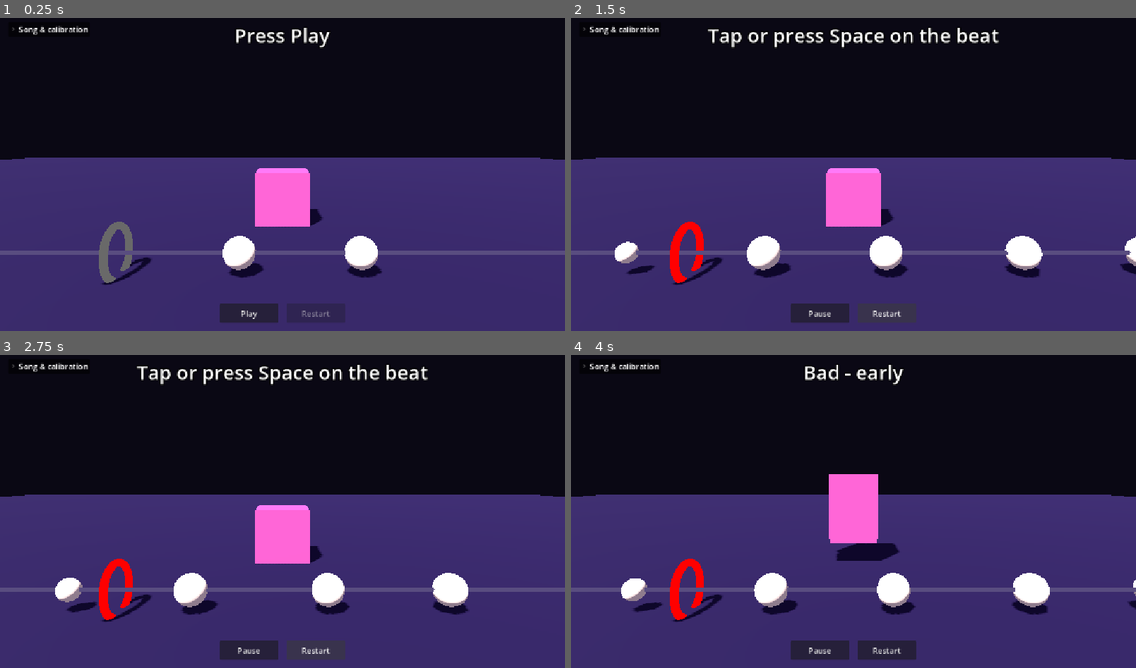
Above: before the commit, frames 1-4 (two rows, left to right).
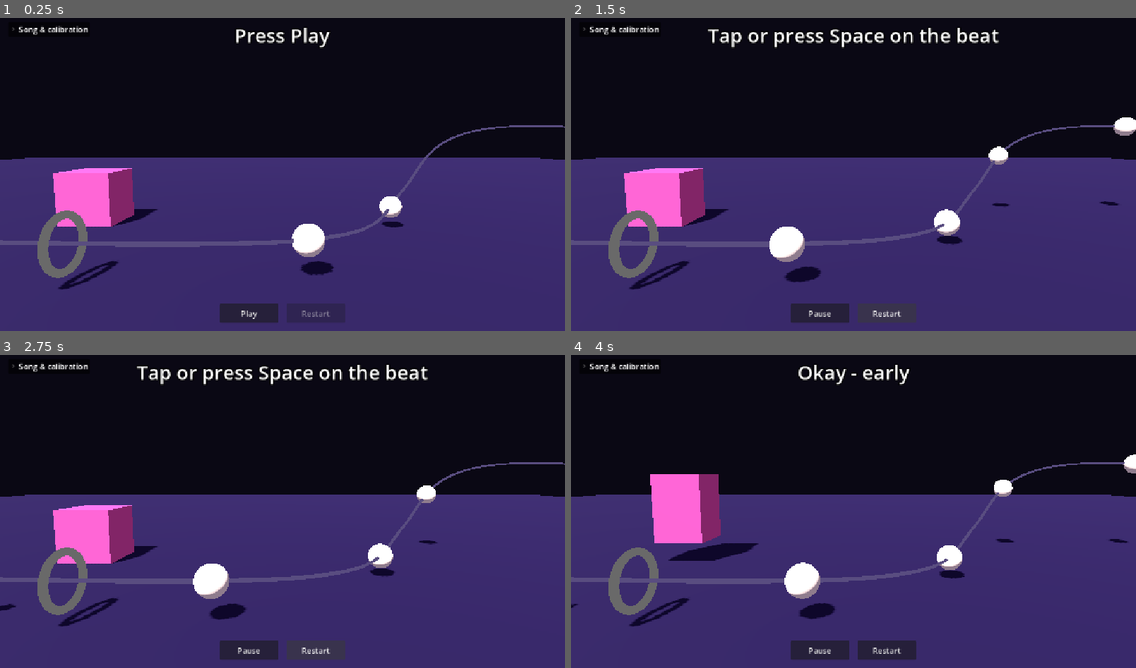
Above: after the commit, the same moments.

Repository: Helpsypoo/groovinator
Game: Godot game, scene res://scenes/beat_test.tscn
Same seed, same stepped clock (60 frames per second), same inputs: the game is played once before the commit and once after it.
Inputs (mouse positions are in pixels of both pictures, inside the frame that each line leads up to):
- Up to frame 1 (0.25 s): no input
- Up to frame 2 (1.5 s): click "Play" at 0.5 s; click "Restart" at 1.25 s
- Up to frame 3 (2.75 s): click "Restart" at 2 s
- Up to frame 4 (4 s): click "Restart" at 2.75 s; tap Space (hit) at 3.5 s; move the mouse to (977, 492) at 3.52 s; hold Space (hit) from 3.53 s (still down); click (977, 492) at 3.67 s

The runs differ from the first frame. In frame 1, 10% of the frame differs, in the area x 0-100%, y 34-87%; in frame 2, 12%; in frame 3, 11%; in frame 4, 13%, in the area x 0-100%, y 3-87%.

Commit message:
Particle burst on perfect

Diff:
--- a/scenes/beat_test.gd
+++ b/scenes/beat_test.gd
@@ -135,7 +135,7 @@
 	if absf(_error_to_nearest_beat(visual_time)) <= TIERS[GREEN_TIER].window:
 		_lane.marker_color = Color.GREEN
 	else:
-		_lane.marker_color = Color.RED
+		_lane.marker_color = Color.DIM_GRAY
 
 	_clock_label.text = "beat %.2f
 clock vs audio: %+.1f ms (smoothed %+.1f)
@@ -178,6 +178,7 @@
 
 	if tier_name == TIERS[0].name:
 		_judgment_label.text = tier_name
+		_lane.burst()
 	else:
 		_judgment_label.text = "%s - %s" % [tier_name, "early" if error < 0.0 else "late"]
 
--- a/scenes/beat_test.tscn
+++ b/scenes/beat_test.tscn
@@ -5,6 +5,7 @@
 [ext_resource type="Script" uid="uid://bpbcsrmc8g4xs" path="res://scenes/note_lane.gd" id="3_lane"]
 [ext_resource type="PackedScene" path="res://scenes/note.tscn" id="4_note"]
 [ext_resource type="Script" uid="uid://cd5vvpvx3j6ql" path="res://scenes/dancer.gd" id="5_dancer"]
+[ext_resource type="PackedScene" path="res://scenes/perfect_burst.tscn" id="6_burst"]
 
 [sub_resource type="Environment" id="Environment_stage"]
 background_mode = 1
@@ -31,10 +32,10 @@
 
 [sub_resource type="Curve3D" id="Curve3D_lane"]
 _data = {
-"points": PackedVector3Array(0, 0, 0, 0, 0, 0, 6, 0, 0, 0, 0, 0, 0, 0, 0, -6, 0, 0),
-"tilts": PackedFloat32Array(0, 0)
+"points": PackedVector3Array(4.6482368, -0.631165, 1.9954119, -4.6482368, 0.631165, -1.9954119, 11.275482, 2.042306, -4.4649353, 1.1797953, 0.7758479, -1.217041, -1.1797953, -0.7758479, 1.217041, 5.0807443, 0.30910456, -4.331936, 1.5816545, -0.0834932, -0.90757656, -1.5816545, 0.0834932, 0.90757656, 1.8798022, -0.008826643, 0.002620697, 0, 0, 0, 0, 0, 0, -6, 0, 0),
+"tilts": PackedFloat32Array(0, 0, 0, 0)
 }
-point_count = 2
+point_count = 4
 
 [sub_resource type="StandardMaterial3D" id="StandardMaterial3D_rail"]
 shading_mode = 0
@@ -76,15 +77,16 @@
 script = ExtResource("5_dancer")
 
 [node name="Body" type="MeshInstance3D" parent="Dancer" unique_id=1553446044]
-transform = Transform3D(1, 0, 0, 0, 1, 0, 0, 0, 1, 0, 0.75, 0)
+transform = Transform3D(1, 0, 0, 0, 1, 0, 0, 0, 1, -5.512484, 0.75, 0)
 mesh = SubResource("BoxMesh_dancer")
 
 [node name="NoteLane" type="Path3D" parent="." unique_id=1155028716]
 unique_name_in_owner = true
-transform = Transform3D(1, 0, 0, 0, 1, 0, 0, 0, 1, 0, 0.4, 4)
+transform = Transform3D(1, 0, 0, 0, 1, 0, 0, 0, 1, -1.3171021, 0.65793717, 4)
 curve = SubResource("Curve3D_lane")
 script = ExtResource("3_lane")
 note_scene = ExtResource("4_note")
+burst_scene = ExtResource("6_burst")
 
 [node name="Rail" type="CSGPolygon3D" parent="NoteLane" unique_id=1467947181]
 cast_shadow = 0
@@ -103,8 +105,8 @@
 material = SubResource("StandardMaterial3D_rail")
 
 [node name="HitMarker" type="PathFollow3D" parent="NoteLane" unique_id=1722357741]
-transform = Transform3D(-4.371139e-08, 0, 1, 0, 1, 0, -1, 0, -4.371139e-08, -3.0001342, 0, 0)
-progress = 9.0
+transform = Transform3D(0.049519572, 0.028411686, 0.99832064, -0.55675507, 0.83061993, 0.0039769695, -0.82916147, -0.55603755, 0.056951776, -2.3896163, 0.028035132, 0.3576716)
+progress = 17.156475
 loop = false
 
 [node name="Ring" type="MeshInstance3D" parent="NoteLane/HitMarker" unique_id=868466612]
@@ -209,7 +211,7 @@
 min_value = -200.0
 max_value = 500.0
 step = 5.0
-value = 10.0
+value = 5.0
 
 [node name="InputRow" type="HBoxContainer" parent="UI/Margin/Tray/VBox" unique_id=1084157148]
 layout_mode = 2
@@ -230,7 +232,7 @@
 focus_mode = 0
 max_value = 200.0
 step = 5.0
-value = 100.0
+value = 20.0
 
 [node name="StatsLabel" type="Label" parent="UI/Margin/Tray/VBox" unique_id=480075964]
 unique_name_in_owner = true
--- a/scenes/note_lane.gd
+++ b/scenes/note_lane.gd
@@ -6,12 +6,17 @@
 ## shape: notes move along it at constant speed, and the marker and rail follow it.
 ## The hit point is wherever the HitMarker child sits on the path.
 
+# Restarting an emitter kills its live particles, so back-to-back bursts take turns.
+const BURST_POOL_SIZE := 3
+
 ## Seconds a note takes to travel from the start of the path to the hit marker.
 @export var lead_time: float = 2.0
 ## What rides the path for each note. Any Node3D; the lane supplies the PathFollow3D.
 @export var note_scene: PackedScene
 ## Fraction of the path over which a note grows in, so that it never pops into view.
 @export_range(0.0, 0.5) var grow_in_ratio: float = 0.05
+## What burst() fires at the hit marker: a one-shot CPUParticles3D, not emitting.
+@export var burst_scene: PackedScene
 
 var song: SongData
 var time: float = 0.0
@@ -27,6 +32,8 @@
 var _notes: Array[PathFollow3D] = []
 var _used: int = 0
 var _hit_ratio: float = 1.0
+var _bursts: Array[CPUParticles3D] = []
+var _next_burst: int = 0
 
 @onready var _marker: PathFollow3D = $HitMarker
 @onready var _marker_material: StandardMaterial3D = $HitMarker/Ring.get_surface_override_material(0)
@@ -34,6 +41,23 @@
 
 func _ready() -> void:
 	marker_color = marker_color
+	if burst_scene != null:
+		for i in BURST_POOL_SIZE:
+			_bursts.append(_make_burst())
+		# Draw one invisible burst now, so that the first real one doesn't hitch
+		# while its shader compiles.
+		var warm_up := _make_burst()
+		warm_up.color = Color.TRANSPARENT
+		warm_up.finished.connect(warm_up.queue_free)
+		warm_up.restart()
+
+
+## Fires a burst of particles at the hit marker.
+func burst() -> void:
+	if _bursts.is_empty():
+		return
+	_bursts[_next_burst].restart()
+	_next_burst = (_next_burst + 1) % _bursts.size()
 
 
 func _process(_delta: float) -> void:
@@ -87,3 +111,9 @@
 	note.add_child(note_scene.instantiate())
 	add_child(note)
 	return note
+
+
+func _make_burst() -> CPUParticles3D:
+	var particles: CPUParticles3D = burst_scene.instantiate()
+	_marker.add_child(particles)
+	return particles
--- /dev/null
+++ b/scenes/perfect_burst.tscn
@@ -0,0 +1,67 @@
+[gd_scene format=3]
+
+[sub_resource type="Gradient" id="Gradient_jr5y4"]
+offsets = PackedFloat32Array(0, 0.25, 1)
+colors = PackedColorArray(1, 1, 1, 1, 1, 1, 1, 0.35, 1, 1, 1, 0)
+
+[sub_resource type="GradientTexture2D" id="GradientTexture2D_bjxd1"]
+gradient = SubResource("Gradient_jr5y4")
+fill = 1
+fill_from = Vector2(0.5, 0.5)
+fill_to = Vector2(1, 0.5)
+
+[sub_resource type="StandardMaterial3D" id="StandardMaterial3D_l4t65"]
+resource_name = "Sparkle"
+transparency = 1
+blend_mode = 1
+shading_mode = 0
+vertex_color_use_as_albedo = true
+albedo_texture = SubResource("GradientTexture2D_bjxd1")
+billboard_mode = 3
+billboard_keep_scale = true
+particles_anim_h_frames = 1
+particles_anim_v_frames = 1
+particles_anim_loop = false
+
+[sub_resource type="QuadMesh" id="QuadMesh_vpaye"]
+material = SubResource("StandardMaterial3D_l4t65")
+size = Vector2(0.35, 0.35)
+
+[sub_resource type="Curve" id="Curve_hl6gu"]
+_data = [Vector2(0, 1), 0.0, 0.0, 0, 0, Vector2(1, 0), 0.0, 0.0, 0, 0]
+point_count = 2
+
+[sub_resource type="Gradient" id="Gradient_drode"]
+offsets = PackedFloat32Array(0, 0.6, 1)
+colors = PackedColorArray(1, 1, 1, 1, 1, 1, 1, 0.8, 1, 1, 1, 0)
+
+[sub_resource type="Gradient" id="Gradient_5rnfw"]
+offsets = PackedFloat32Array(0, 0.5, 1)
+colors = PackedColorArray(1, 1, 1, 1, 1, 0.85, 0.4, 1, 1, 0.45, 0.7, 1)
+
+[node name="PerfectBurst" type="CPUParticles3D" unique_id=795807139]
+cast_shadow = 0
+emitting = false
+amount = 40
+lifetime = 0.6
+one_shot = true
+explosiveness = 1.0
+lifetime_randomness = 0.5
+mesh = SubResource("QuadMesh_vpaye")
+emission_shape = 6
+emission_ring_axis = Vector3(0, 0, 1)
+emission_ring_height = 0.05
+emission_ring_radius = 0.56
+emission_ring_inner_radius = 0.42
+emission_ring_cone_angle = 90.0
+direction = Vector3(0, 1, 0)
+spread = 180.0
+gravity = Vector3(0, -4, 0)
+initial_velocity_min = 1.5
+initial_velocity_max = 5.0
+damping_min = 3.0
+damping_max = 6.0
+scale_amount_min = 0.4
+scale_amount_curve = SubResource("Curve_hl6gu")
+color_ramp = SubResource("Gradient_drode")
+color_initial_ramp = SubResource("Gradient_5rnfw")
